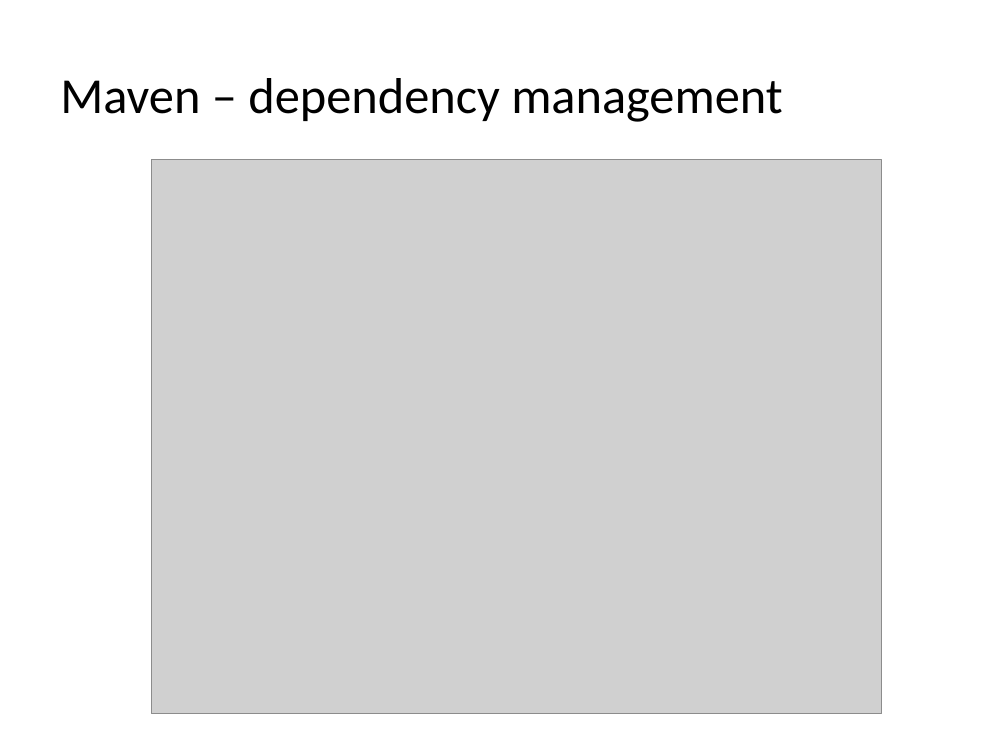
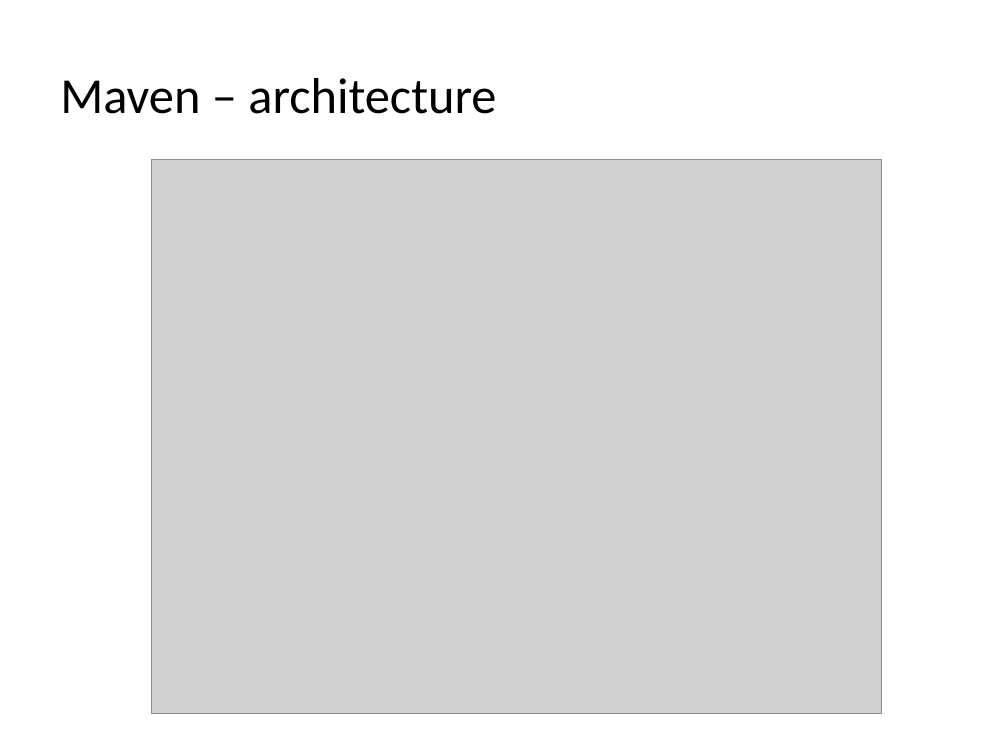
Before and after one commit to kob-aha/gradle-presentation, a slide deck: slide 11 of presentation/Introduction to Gradle.pptx. Drawn at 1008x756 pixels with LibreOffice and Linux fonts; fonts in the diff are those of the drawing; grey boxes stand for pictures. Boxes give left, top, right and bottom in pixels: in the first picture for what was removed or moved away, otherwise in the second. Text is boxed around its words. In the diff, an @@ line names an element or a change of style, - is before the commit and + after.

```diff
--- a/presentation/Introduction to Gradle.pptx
+++ b/presentation/Introduction to Gradle.pptx
@@ text at <box>60,78,496,114</box>: text changed @@
-Maven – dependency management
+Maven – architecture
```
Also in this commit, not shown: 5 other slides changed, 3 slides added, 1 other file.
